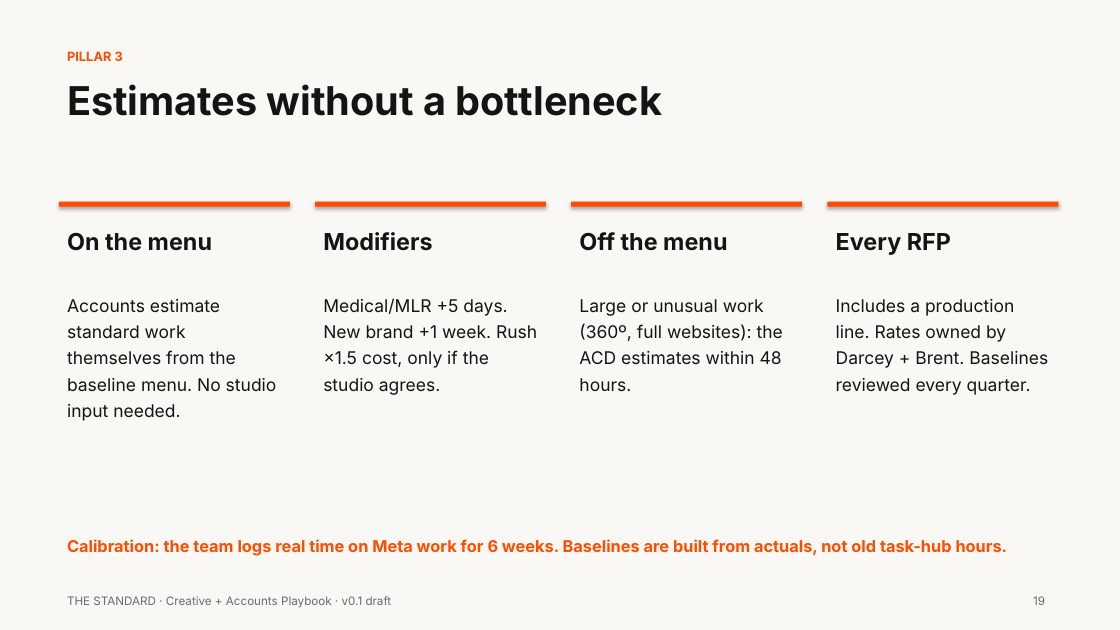
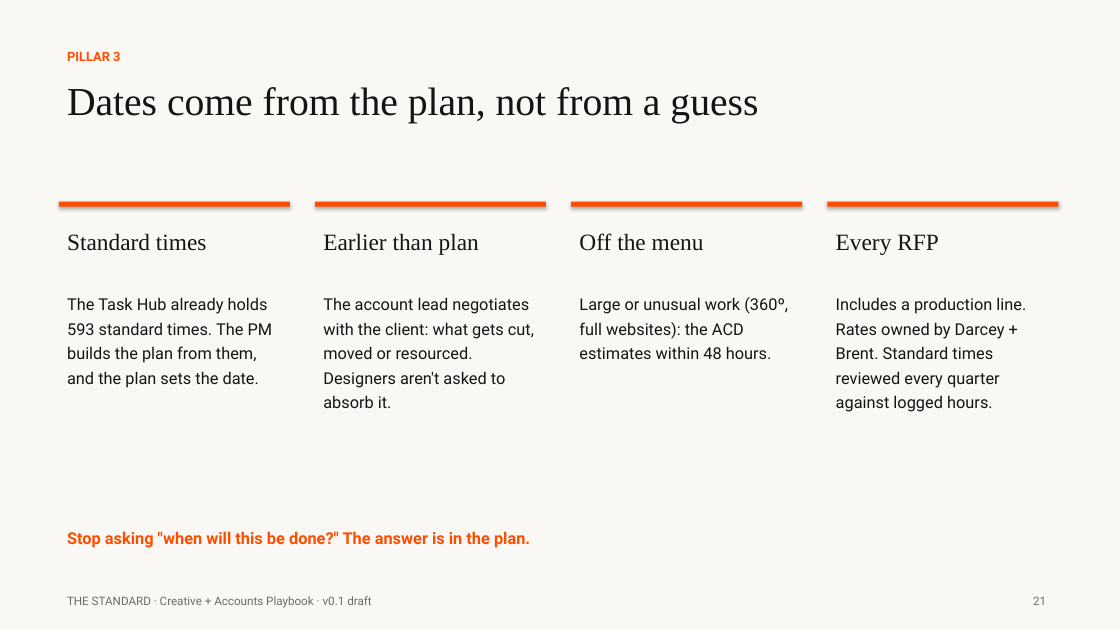
Before and after one commit to ThinkFabianCreative/CreativeEngine, a slide deck: slide 21 of agency-ops/The_Standard_v0.1.pptx (slide 19 before the commit). Drawn at 1120x630 pixels with LibreOffice and Linux fonts; fonts in the diff are those of the drawing. Boxes give left, top, right and bottom in pixels: in the first picture for what was removed or moved away, otherwise in the second. Text is boxed around its words. In the diff, an @@ line names an element or a change of style, - is before the commit and + after.

```diff
--- a/agency-ops/The_Standard_v0.1.pptx
+++ b/agency-ops/The_Standard_v0.1.pptx
@@ text "PILLAR 3" at [67, 51, 120, 61]: font Inter to Roboto @@
@@ text at [67, 87, 758, 123]: text changed; font Inter to Times New Roman; bold off @@
-Estimates without a bottleneck
+Dates come from the plan, not from a guess
@@ text at [67, 233, 207, 251]: text changed; font Inter to Times New Roman; bold off @@
-On the menu
+Standard times
@@ text at [323, 233, 479, 255]: text changed; font Inter to Times New Roman; bold off @@
-Modifiers
+Earlier than plan
@@ text "Off the menu" at [579, 233, 704, 251]: font Inter to Times New Roman, bold off @@
@@ text "Every RFP" at [836, 234, 939, 255]: font Inter to Times New Roman, bold off @@
@@ text at [67, 297, 273, 388]: text changed; size 15 to 14 pt; font Inter to Roboto @@
-Accounts estimate standard work themselves from the baseline menu. No studio input needed.
+The Task Hub already holds 593 standard times. The PM builds the plan from them, and the plan sets the date.
@@ text at [323, 297, 534, 408]: text changed; size 15 to 14 pt; font Inter to Roboto @@
-Medical/MLR +5 days. New brand +1 week. Rush ×1.5 cost, only if the studio agrees.
+The account lead negotiates with the client: what gets cut, moved or resourced. Designers aren't asked to absorb it.
@@ text "Large or unusual work (360º, ..." at [579, 297, 788, 359]: size 15 to 14 pt, font Inter to Roboto @@
@@ text at [836, 297, 1026, 412]: text changed; size 15 to 14 pt; font Inter to Roboto @@
-Includes a production line. Rates owned by Darcey + Brent. Baselines reviewed every quarter.
+Includes a production line. Rates owned by Darcey + Brent. Standard times reviewed every quarter against logged hours.
@@ text at [67, 531, 530, 548]: text changed; font Inter to Roboto @@
-Calibration: the team logs real time on Meta work for 6 weeks. Baselines are built from actuals, not old task-hub hours.
+Stop asking "when will this be done?" The answer is in the plan.
@@ text "THE STANDARD · Creative + ..." at [67, 596, 371, 608]: font Inter to Roboto @@
@@ text at [1033, 596, 1046, 605]: text changed; font Inter to Roboto @@
-19
+21
```
Also in this commit, not shown: 23 other slides changed, 9 slides added, 1 slide removed, 7 other files.
